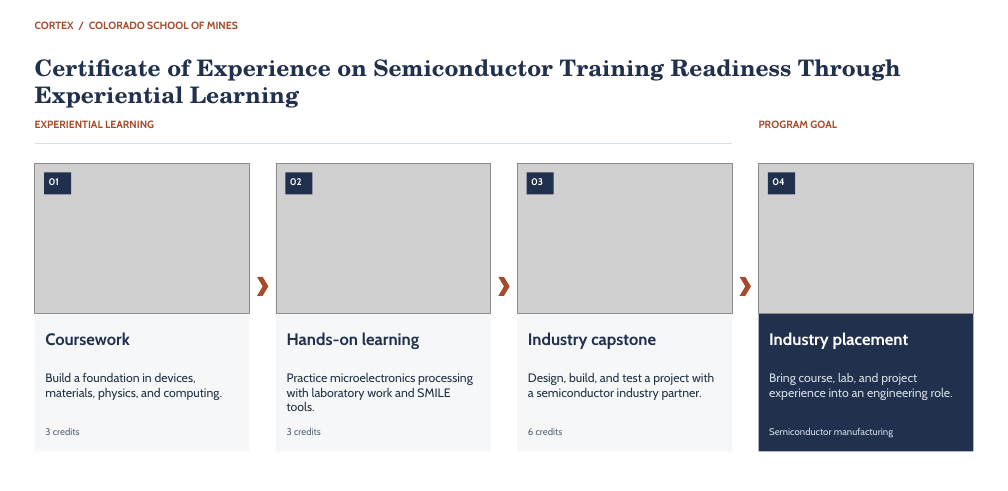
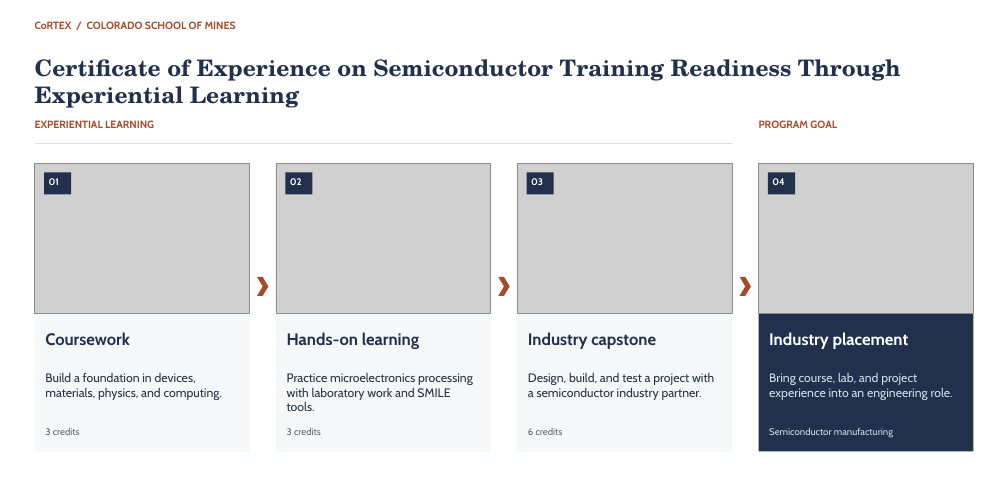
Before and after one commit to hpsslab/cortex, a slide deck: slide 1 of design/certificate-pathway.pptx. Drawn at 1008x491 pixels with LibreOffice and Linux fonts; fonts in the diff are those of the drawing; grey boxes stand for pictures. Boxes give left, top, right and bottom in pixels: in the first picture for what was removed or moved away, otherwise in the second. Text is boxed around its words. In the diff, an @@ line names an element or a change of style, - is before the commit and + after.

Commit message:
Use lowercase o in CoRTEX branding

```diff
--- a/design/certificate-pathway.pptx
+++ b/design/certificate-pathway.pptx
@@ text at (x1=35, y1=21, x2=236, y2=29): text changed @@
-CORTEX / COLORADO SCHOOL OF MINES
+CoRTEX / COLORADO SCHOOL OF MINES
```
Also in this commit, not shown: 12 other files.
